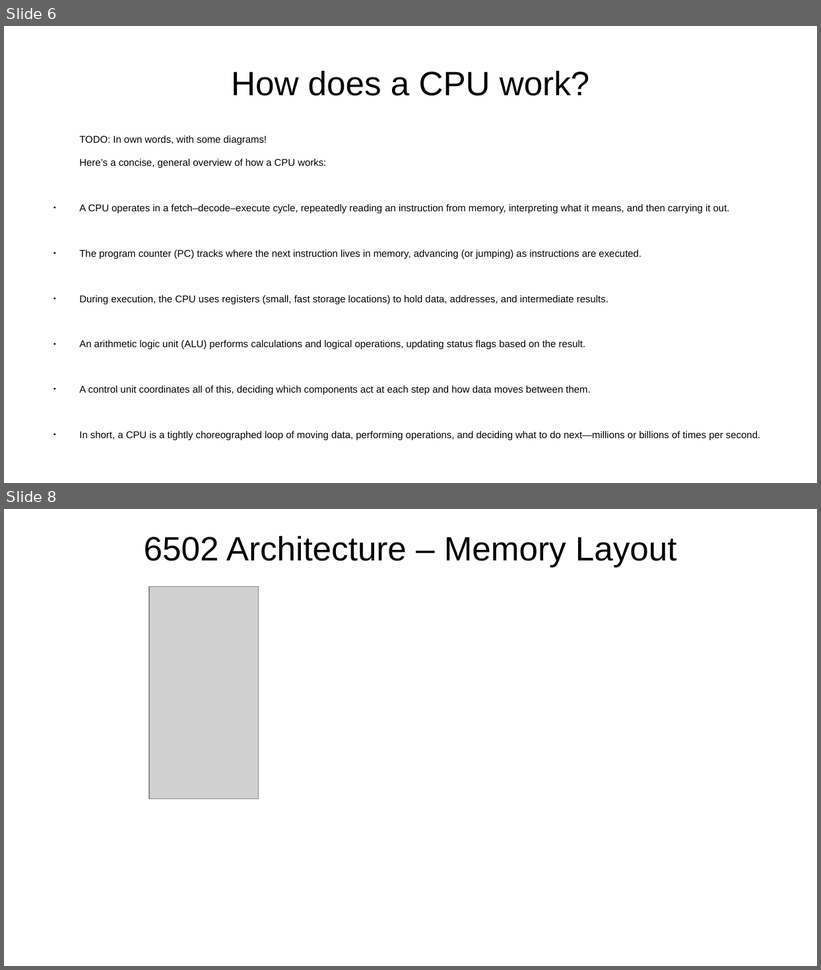
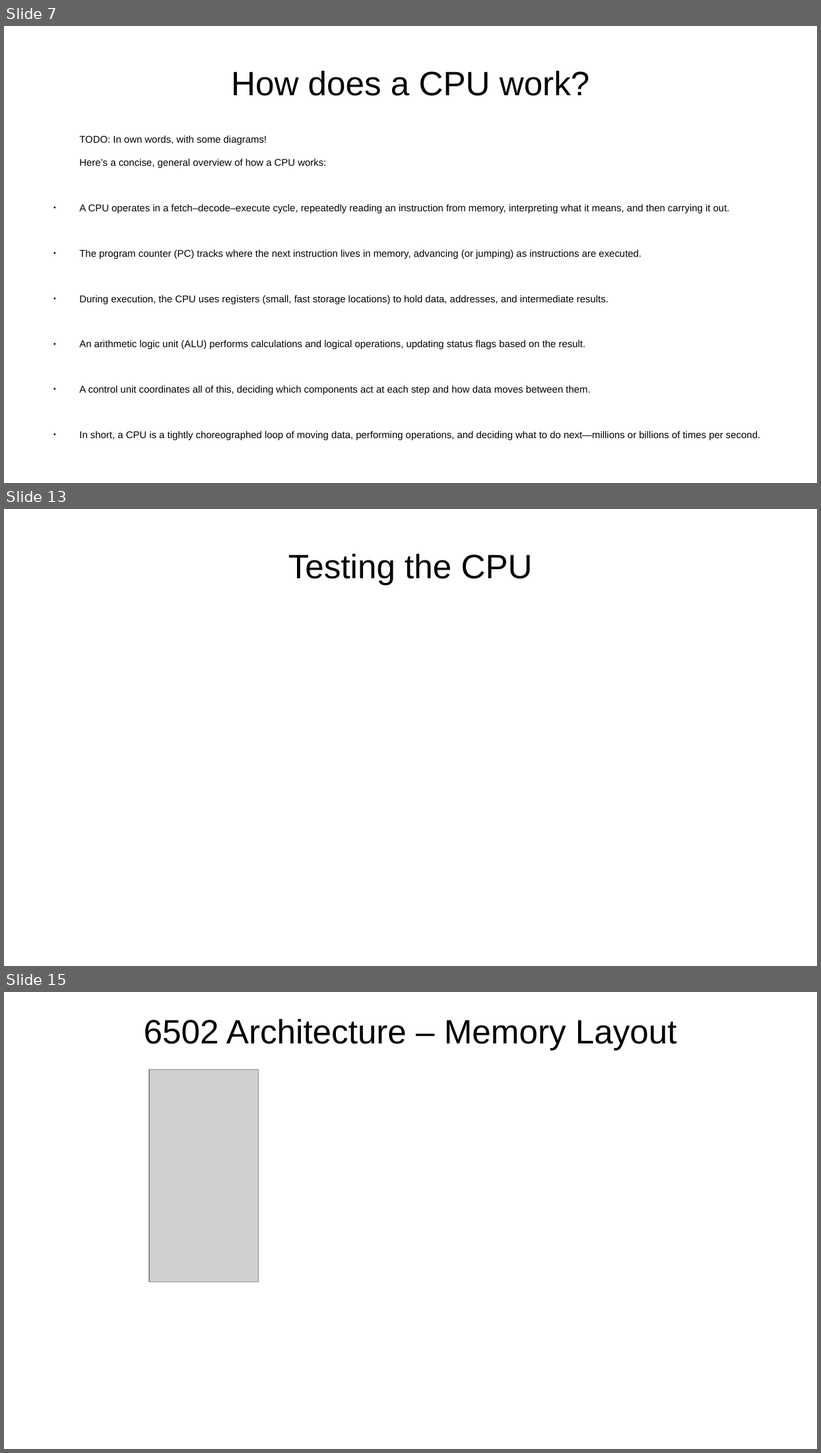
Before and after one commit to RevsRev/nes, a slide deck: tech-talk/NES emulator.odp. Shown one above the other, each under a label of ours: slides 6 and 8 before the commit, slides 7, 13 and 15 after it; the slides between them are not shown. The pictures are 821x970 and 821x1453 pixels, drawn with LibreOffice and Linux fonts; fonts in the diff are those of the drawing; grey boxes stand for pictures; background and template pictures are left out. Boxes give left, top, right and bottom in pixels: in the first picture for what was removed or moved away, otherwise in the second. Text is boxed around its words. In the diff, an @@ line names an element or a change of style, - is before the commit and + after.

```diff
--- a/tech-talk/NES emulator.odp
+++ b/tech-talk/NES emulator.odp
@@ slide 13 added at [4,509,817,966], background picture (left out) @@
@@ title added at [288,554,533,586], 33 pt, text #000000 @@
+Testing the CPU
@@ what was slide 6 is now slide 7 @@
@@ what was slide 8 is now slide 15 @@
```
Also in this commit, not shown: 2 slides changed, 13 other slides added, 9 other files.
